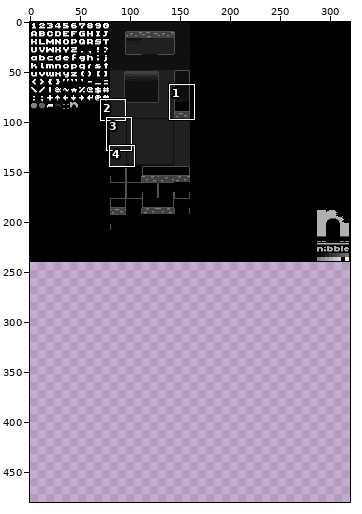
Two states of a pixel-art file, nibble/apps/user/procjam.nib/assets/sheet.ase. Above: a wide view before the commit, with the close-up outlined.
Close-up. Earlier state:
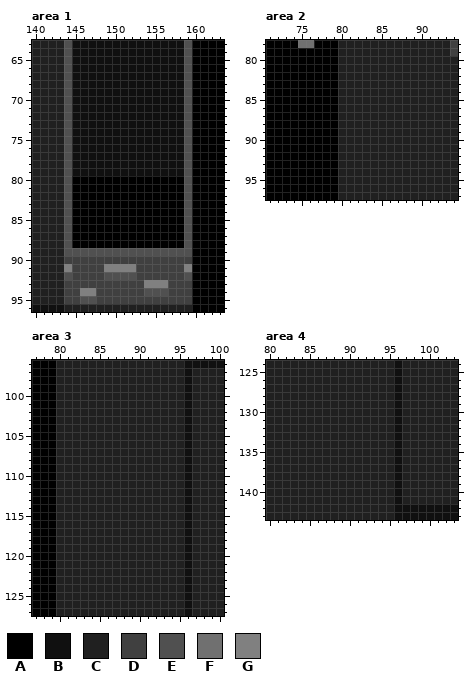
320x240 pixels, 1 frame. Shown: area 1: x 140..163, y 63..96; area 2: x 71..94, y 78..97; area 3: x 77..100, y 96..127; area 4: x 80..103, y 124..143. The old version is drawn lined up with the new one, on the new canvas. The commit also changed other parts of the picture, which this record leaves out.
Palette (. is transparent): A #000000  B #101010  C #202020  D #404040  E #505050  F #707070  G #808080
Pixels before, area 1, first column x 140:
63 CCCCEBBBBBBBBBBBBBBEAAAA
64 CCCCEBBBBBBBBBBBBBBEAAAA
65 CCCCEBBBBBBBBBBBBBBEAAAA
66 CCCCEBBBBBBBBBBBBBBEAAAA
67 CCCCEBBBBBBBBBBBBBBEAAAA
68 CCCCEBBBBBBBBBBBBBBEAAAA
69 CCCCEBBBBBBBBBBBBBBEAAAA
70 CCCCEBBBBBBBBBBBBBBEAAAA
71 CCCCEBBBBBBBBBBBBBBEAAAA
72 CCCCEBBBBBBBBBBBBBBEAAAA
73 CCCCEBBBBBBBBBBBBBBEAAAA
74 CCCCEBBBBBBBBBBBBBBEAAAA
75 CCCCEBBBBBBBBBBBBBBEAAAA
76 CCCCEBBBBBBBBBBBBBBEAAAA
77 CCCCEBBBBBBBBBBBBBBEAAAA
78 CCCCEBBBBBBBBBBBBBBEAAAA
79 CCCCEBBBBBBBBBBBBBBEAAAA
80 CCCCEAAAAAAAAAAAAAAEAAAA
81 CCCCEAAAAAAAAAAAAAAEAAAA
82 CCCCEAAAAAAAAAAAAAAEAAAA
83 CCCCEAAAAAAAAAAAAAAEAAAA
84 CCCCEAAAAAAAAAAAAAAEAAAA
85 CCCCEAAAAAAAAAAAAAAEAAAA
86 CCCCEAAAAAAAAAAAAAAEAAAA
87 CCCCEAAAAAAAAAAAAAAEAAAA
88 CCCCEAAAAAAAAAAAAAAEAAAA
89 CCCCEEEEEEEEEEEEEEEEAAAA
90 CCCCDDDDDDDDDDDDDDDDAAAA
91 CCCCGDDDDGGGGDDDDDDGAAAA
92 CCCCEDDDDEEEEDDDDDDEAAAA
93 CCCCDDDDDDDDDDGGGDDDAAAA
94 CCCCDDGGDDDDDDEEEDDDAAAA
95 CCCCDDEEDDDDDDDDDDDDAAAA
96 BBBBCCCCCCCCCCCCCCCCAAAA
Pixels before, area 2, first column x 71:
78 AAAAFFAAACCCCCCCCCCCCCCD
79 AAAAAAAAACCCCCCCCCCCCCCD
80 AAAAAAAAACCCCCCCCCCCCCCC
81 AAAAAAAAACCCCCCCCCCCCCCC
82 AAAAAAAAACCCCCCCCCCCCCCC
83 AAAAAAAAACCCCCCCCCCCCCCC
84 AAAAAAAAACCCCCCCCCCCCCCC
85 AAAAAAAAACCCCCCCCCCCCCCC
86 AAAAAAAAACCCCCCCCCCCCCCC
87 AAAAAAAAACCCCCCCCCCCCCCC
88 AAAAAAAAACCCCCCCCCCCCCCC
89 AAAAAAAAACCCCCCCCCCCCCCC
90 AAAAAAAAACCCCCCCCCCCCCCC
91 AAAAAAAAACCCCCCCCCCCCCCC
92 AAAAAAAAACCCCCCCCCCCCCCC
93 AAAAAAAAACCCCCCCCCCCCCCC
94 AAAAAAAAACCCCCCCCCCCCCCC
95 AAAAAAAAACCCCCCCCCCCCCCC
96 AAAAAAAAACCCCCCCCCCCCCCC
97 AAAAAAAAACCCCCCCCCCCCCCC
Pixels before, area 3, first column x 77:
 96 AAACCCCCCCCCCCCCCCCBBBBB
 97 AAACCCCCCCCCCCCCCCCBCCCC
 98 AAACCCCCCCCCCCCCCCCBCCCC
 99 AAACCCCCCCCCCCCCCCCBCCCC
100 AAACCCCCCCCCCCCCCCCBCCCC
101 AAACCCCCCCCCCCCCCCCBCCCC
102 AAACCCCCCCCCCCCCCCCBCCCC
103 AAACCCCCCCCCCCCCCCCBCCCC
104 AAACCCCCCCCCCCCCCCCBCCCC
105 AAACCCCCCCCCCCCCCCCBCCCC
106 AAACCCCCCCCCCCCCCCCBCCCC
107 AAACCCCCCCCCCCCCCCCBCCCC
108 AAACCCCCCCCCCCCCCCCBCCCC
109 AAACCCCCCCCCCCCCCCCBCCCC
110 AAACCCCCCCCCCCCCCCCBCCCC
111 AAACCCCCCCCCCCCCCCCBCCCC
112 AAACCCCCCCCCCCCCCCCBCCCC
113 AAACCCCCCCCCCCCCCCCBCCCC
114 AAACCCCCCCCCCCCCCCCBCCCC
115 AAACCCCCCCCCCCCCCCCBCCCC
116 AAACCCCCCCCCCCCCCCCBCCCC
117 AAACCCCCCCCCCCCCCCCBCCCC
118 AAACCCCCCCCCCCCCCCCBCCCC
119 AAACCCCCCCCCCCCCCCCBCCCC
120 AAACCCCCCCCCCCCCCCCBCCCC
121 AAACCCCCCCCCCCCCCCCBCCCC
122 AAACCCCCCCCCCCCCCCCBCCCC
123 AAACCCCCCCCCCCCCCCCBCCCC
124 AAACCCCCCCCCCCCCCCCBCCCC
125 AAACCCCCCCCCCCCCCCCBCCCC
126 AAACCCCCCCCCCCCCCCCBCCCC
127 AAACCCCCCCCCCCCCCCCBCCCC
Pixels before, area 4, first column x 80:
124 CCCCCCCCCCCCCCCCBCCCCCCC
125 CCCCCCCCCCCCCCCCBCCCCCCC
126 CCCCCCCCCCCCCCCCBCCCCCCC
127 CCCCCCCCCCCCCCCCBCCCCCCC
128 CCCCCCCCCCCCCCCCBCCCCCCC
129 CCCCCCCCCCCCCCCCBCCCCCCC
130 CCCCCCCCCCCCCCCCBCCCCCCC
131 CCCCCCCCCCCCCCCCBCCCCCCC
132 CCCCCCCCCCCCCCCCBCCCCCCC
133 CCCCCCCCCCCCCCCCBCCCCCCC
134 CCCCCCCCCCCCCCCCBCCCCCCC
135 CCCCCCCCCCCCCCCCBCCCCCCC
136 CCCCCCCCCCCCCCCCBCCCCCCC
137 CCCCCCCCCCCCCCCCBCCCCCCC
138 CCCCCCCCCCCCCCCCBCCCCCCC
139 CCCCCCCCCCCCCCCCBCCCCCCC
140 CCCCCCCCCCCCCCCCBCCCCCCC
141 CCCCCCCCCCCCCCCCBCCCCCCC
142 CCCCCCCCCCCCCCCCBBBBBBBB
143 CCCCCCCCCCCCCCCCBBBBBBBB
And afterwards:
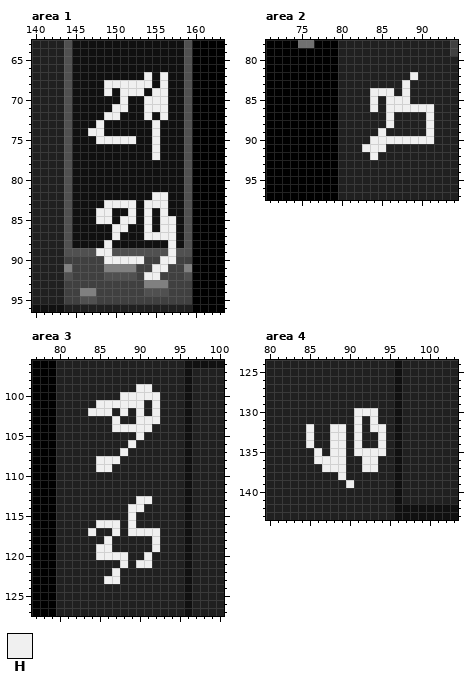
Colours new in this view: H #f0f0f0
From old to new:
canvas 320x240 -> 320x480
Area 1:
y 67: x 154 B -> H; x 156 B -> H
y 68: x 149..154 BBBBBB -> HHHHHH; x 156 B -> H
y 69: x 149 B -> H; x 151..153 BBB -> HHH; x 155..156 BB -> HH
y 70: x 151 B -> H; x 154..156 BBB -> HHH
y 71: x 150..151 BB -> HH; x 154..156 BBB -> HHH
y 72: x 149..150 BB -> HH; x 154 B -> H; x 156 B -> H
y 73: x 148 B -> H; x 155 B -> H
y 74: x 147..148 BB -> HH; x 155 B -> H
y 75: x 148..152 BBBBB -> HHHHH; x 155 B -> H
y 76..77: x 155 B -> H
y 80..81: x 145..158 AAAAAAAAAAAAAA -> BBBBBBBBBBBBBB
y 82: x 145..158 AAAAAAAAAAAAAA -> BBBBBBBBBBHHBB
y 83: x 145..158 AAAAAAAAAAAAAA -> BBBBHHHHBHHHBB
y 84: x 145..158 AAAAAAAAAAAAAA -> BBBHHBBHBHBHBB
y 85: x 145..158 AAAAAAAAAAAAAA -> BBBHHBHHBHBHHB
y 86: x 145..158 AAAAAAAAAAAAAA -> BBBBBHHBBHBHHB
y 87: x 145..158 AAAAAAAAAAAAAA -> BBBBBHBBBHHHHB
y 88: x 145..158 AAAAAAAAAAAAAA -> BBBBHBBBBBBBHB
y 89: x 148..149 EE -> HH; x 157 E -> H
y 90: x 149..153 DDDDD -> HHHHH; x 156..157 DD -> HH
y 91: x 155..156 DD -> HH
y 92: x 154..155 DD -> HH
Area 2:
y 82: x 89 C -> H
y 83: x 88 C -> H
y 84: x 84..86 CCC -> HHH; x 88 C -> H
y 85: x 84 C -> H; x 86..88 CCC -> HHH
y 86: x 84 C -> H; x 86..91 CCCCCC -> HHHHHH
y 87..88: x 86 C -> H; x 91 C -> H
y 89: x 85 C -> H; x 91 C -> H
y 90: x 84..91 CCCCCCCC -> HHHHHHHH
y 91: x 83..85 CCC -> HHH
y 92: x 84 C -> H
Area 3:
y 99: x 90..91 CC -> HH
y 100: x 88..92 CCCCC -> HHHHH
y 101: x 85..90 CCCCCC -> HHHHHH; x 92 C -> H
y 102: x 84..86 CCC -> HHH; x 88 C -> H; x 90 C -> H; x 92 C -> H
y 103: x 87 C -> H; x 90..92 CCC -> HHH
y 104: x 87..91 CCCCC -> HHHHH
y 105: x 90 C -> H
y 106: x 89 C -> H
y 107: x 88 C -> H
y 108: x 85..87 CCC -> HHH
y 109: x 85..86 CC -> HH
y 113: x 90..91 CC -> HH
y 114: x 89..90 CC -> HH
y 115: x 89 C -> H
y 116: x 85..87 CCC -> HHH; x 89 C -> H
y 117: x 84 C -> H; x 87 C -> H; x 89..92 CCCC -> HHHH
y 118: x 86 C -> H; x 92 C -> H
y 119: x 85..86 CC -> HH; x 92 C -> H
y 120: x 85..88 CCCC -> HHHH; x 91 C -> H
y 121: x 88 C -> H; x 90..91 CC -> HH
y 122: x 87 C -> H
y 123: x 86..87 CC -> HH
Area 4:
y 130: x 91..93 CCC -> HHH
y 131: x 91 C -> H; x 93 C -> H
y 132: x 85 C -> H; x 88..89 CC -> HH; x 91 C -> H; x 93..94 CC -> HH
y 133..134: x 85 C -> H; x 88..89 CC -> HH; x 91 C -> H; x 94 C -> H
y 135: x 86 C -> H; x 88..89 CC -> HH; x 91..94 CCCC -> HHHH
y 136: x 86..89 CCCC -> HHHH; x 92..93 CC -> HH
y 137: x 87..89 CCC -> HHH; x 92..93 CC -> HH
y 138: x 89 C -> H
y 139: x 90 C -> H
